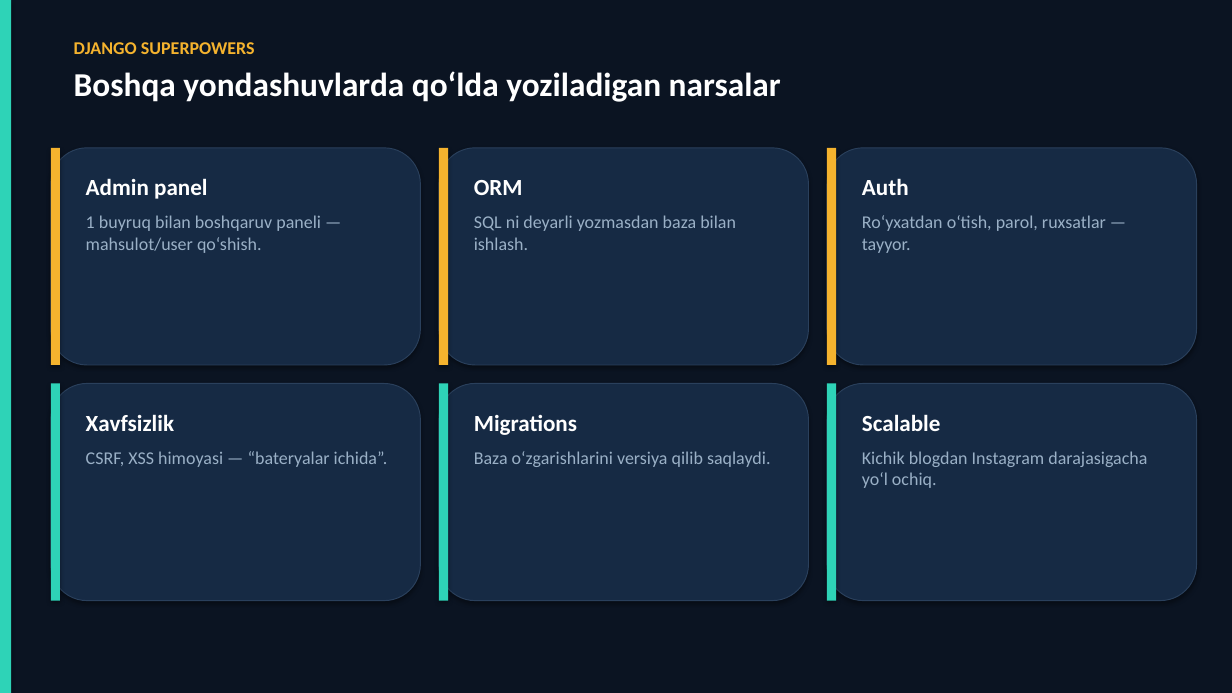
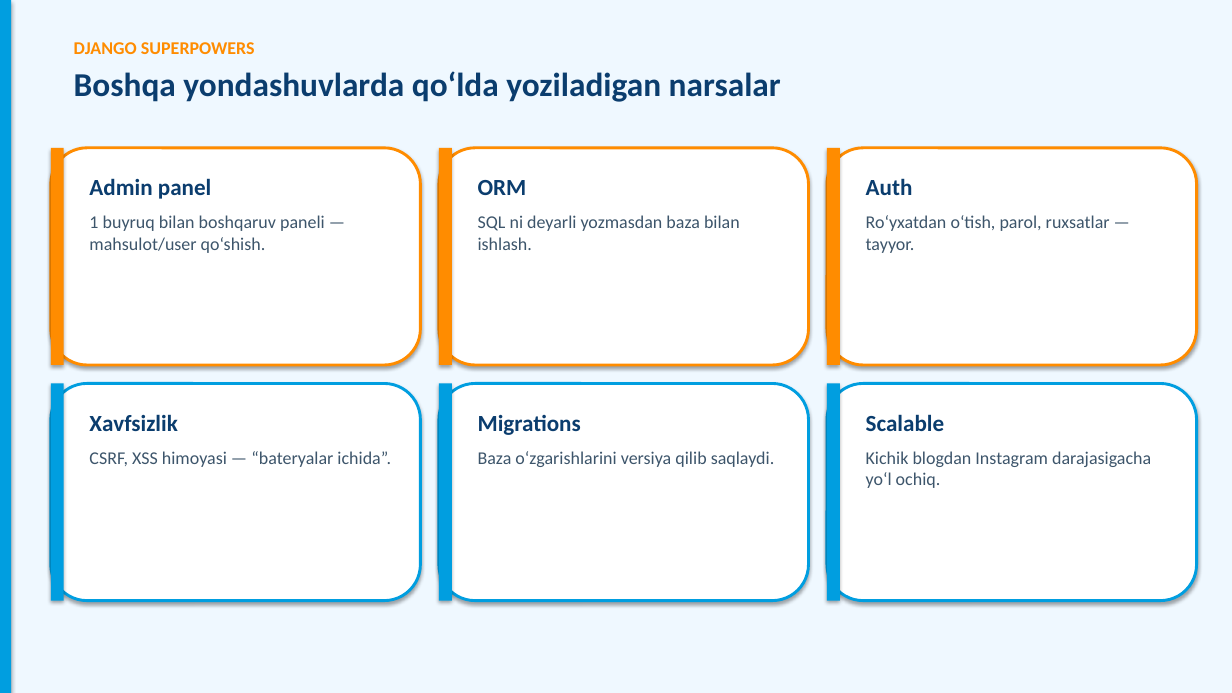
Before and after one commit to DilshodZokirov/bgalaxy-app, a slide deck: slide 12 of python-prezentatsiya/Python-Django-Vaaav.pptx. Drawn at 1232x693 pixels with LibreOffice and Linux fonts; fonts in the diff are those of the drawing. Boxes give left, top, right and bottom in pixels: in the first picture for what was removed or moved away, otherwise in the second. Text is boxed around its words. In the diff, an @@ line names an element or a change of style, - is before the commit and + after.

```diff
--- a/python-prezentatsiya/Python-Django-Vaaav.pptx
+++ b/python-prezentatsiya/Python-Django-Vaaav.pptx
@@ rectangle at [0, 0, 1232, 693]: fill #0B1422 to #EFF8FF @@
@@ text "DJANGO SUPERPOWERS" at [74, 42, 781, 102]: text colour #F5B32E to #FF8C00 in "DJANGO SUPERPOWERS"; text colour #FFFFFF to #0B3D6E in "Boshqa yondashuvlarda qo‘lda yoziladigan narsalar" @@
@@ rectangle: place and size @@
-rectangle at [51, 148, 60, 365]
+rectangle at [51, 148, 64, 365]
@@ rectangle: place and size @@
-rectangle at [439, 148, 448, 365]
+rectangle at [439, 148, 452, 365]
@@ fill #162A44 to #FFFFFF; outline #2A405C 0.75 pt to #FF8C00 2.25 pt in 3 elements at [51, 148, 421, 365], [439, 148, 809, 365], [827, 148, 1197, 365] @@
@@ fill #F5B32E to #FF8C00 in 3 elements at [51, 148, 64, 365], [439, 148, 452, 365], [827, 148, 840, 365] @@
@@ rectangle: place and size @@
-rectangle at [827, 148, 836, 365]
+rectangle at [827, 148, 840, 365]
@@ text "Admin panel" at [89, 178, 325, 253]: text colour #FFFFFF to #0B3D6E in "Admin panel"; text colour #9AB0C6 to #3D556B in "1 buyruq bilan boshqaruv paneli — mahsulot/user ..." @@
@@ text "ORM" at [478, 180, 740, 250]: text colour #FFFFFF to #0B3D6E in "ORM"; text colour #9AB0C6 to #3D556B @@
@@ text "Auth" at [866, 178, 1110, 253]: text colour #FFFFFF to #0B3D6E in "Auth"; text colour #9AB0C6 to #3D556B @@
@@ rectangle: place and size @@
-rectangle at [51, 384, 60, 601]
+rectangle at [51, 384, 64, 601]
@@ rectangle: place and size @@
-rectangle at [439, 384, 448, 601]
+rectangle at [439, 384, 452, 601]
@@ fill #2ED3B7 to #009EE0 in 4 elements at [0, 0, 11, 693], [51, 384, 64, 601], [439, 384, 452, 601], [827, 384, 840, 601] @@
@@ fill #162A44 to #FFFFFF; outline #2A405C 0.75 pt to #009EE0 2.25 pt in 3 elements at [51, 384, 421, 601], [439, 384, 809, 601], [827, 384, 1197, 601] @@
@@ rectangle: place and size @@
-rectangle at [827, 384, 836, 601]
+rectangle at [827, 384, 840, 601]
@@ text "Xavfsizlik" at [89, 414, 391, 467]: text colour #FFFFFF to #0B3D6E in "Xavfsizlik"; text colour #9AB0C6 to #3D556B in "CSRF, XSS himoyasi — “bateryalar ichida”." @@
@@ text "Migrations" at [478, 415, 775, 467]: text colour #FFFFFF to #0B3D6E in "Migrations"; text colour #9AB0C6 to #3D556B in "Baza o‘zgarishlarini versiya qilib saqlaydi." @@
@@ text "Scalable" at [866, 414, 1151, 488]: text colour #FFFFFF to #0B3D6E in "Scalable"; text colour #9AB0C6 to #3D556B in "Kichik blogdan Instagram darajasigacha yo‘l ochiq." @@
```
Also in this commit, not shown: 15 other slides changed, 1 other file.
